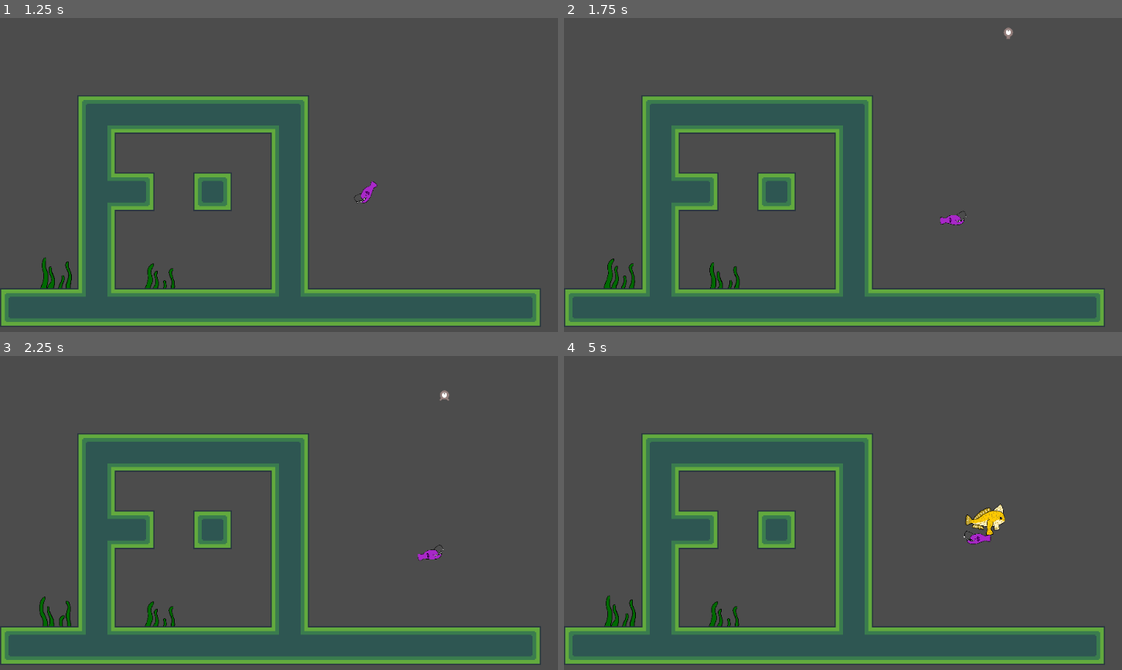
Above: before the commit, frames 1-4 (two rows, left to right).
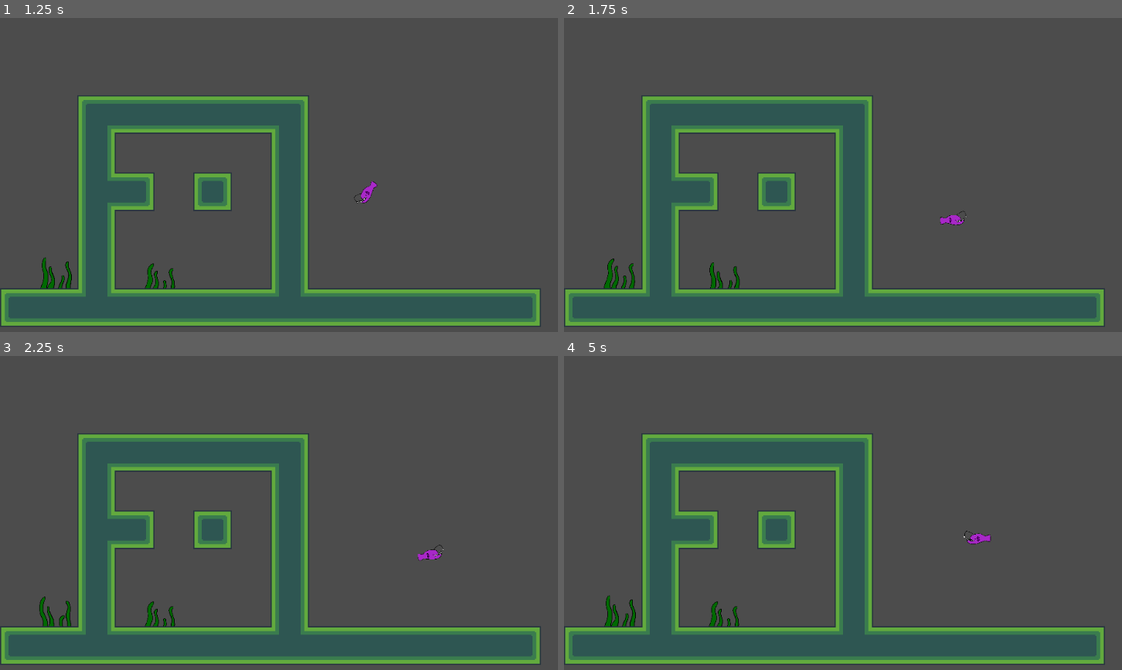
Above: after the commit, the same moments.

Repository: Silver-Ink/Abyzzes-Pixel-Jam
Game: Godot game, scene res://scenes/main.tscn
The game is run twice, just before and just after one commit, with the same random seed, the same clock (stepped at 60 frames per second) and the same inputs.
Inputs:
- Up to frame 1 (1.25 s): hold D (move-right) from 0.53 s (still down); hold Space (jump, bound only after the commit) from 0.53 s (still down)
- Up to frame 2 (1.75 s): keep holding D (move-right); release Space (jump, bound only after the commit) at 1.28 s; tap Space (jump, bound only after the commit) at 1.35, 1.52 s
- Up to frame 3 (2.25 s): tap Space (jump, bound only after the commit) at 1.82 s; release D (move-right) at 2.03 s; hold Q (move-left) from 2.03 s (still down); hold Space (jump, bound only after the commit) from 2.03 s (still down)
- Up to frame 4 (5 s): release Q (move-left) at 2.78 s; release Space (jump, bound only after the commit) at 2.78 s; hold D (move-right) 2.78-4.28 s; tap Space (jump, bound only after the commit) at 2.85, 3.02, 3.32, 4.35, 4.52, 4.82 s; hold Space (jump, bound only after the commit) 3.53-4.28 s; hold Q (move-left) from 4.28 s (still down)

Frame 1 is identical in both runs. In frame 2, less than 0.1% of the frame differs, in the area x 78-81%, y 2-7%; in frame 3, less than 0.1%; in frame 4, 0.4%, in the area x 71-80%, y 47-58%.

Commit message:
Debut jump

Diff:
--- a/project.godot
+++ b/project.godot
@@ -30,6 +30,11 @@
 "events": [ Object(InputEventKey,"resource_local_to_scene":false,"resource_name":"","device":0,"alt":false,"shift":false,"control":false,"meta":false,"command":false,"pressed":false,"scancode":81,"physical_scancode":0,"unicode":0,"echo":false,"script":null)
  ]
 }
+jump={
+"deadzone": 0.5,
+"events": [ Object(InputEventKey,"resource_local_to_scene":false,"resource_name":"","device":0,"alt":false,"shift":false,"control":false,"meta":false,"command":false,"pressed":false,"scancode":32,"physical_scancode":0,"unicode":0,"echo":false,"script":null)
+ ]
+}
 
 [physics]
 
--- a/scenes/player.tscn
+++ b/scenes/player.tscn
@@ -49,7 +49,7 @@
 scale = Vector2( 0.14, 0.14 )
 frames = SubResource( 1 )
 animation = "walk"
-frame = 2
+frame = 1
 playing = true
 
 [node name="CollisionShape2D" type="CollisionShape2D" parent="."]
@@ -58,3 +58,5 @@
 shape = SubResource( 2 )
 
 [node name="Jump" type="Timer" parent="."]
+
+[connection signal="timeout" from="Jump" to="." method="_on_Jump_timeout"]
--- a/scripts/player.gd
+++ b/scripts/player.gd
@@ -2,19 +2,22 @@
 
 const GRAVITY = 50.0
 const WALK_SPEED = 200
-
+var jump = 1
 var velocity = Vector2()
 
 func _physics_process(delta):
 
 	#Les mouvements du joueur
-	if Input.is_action_pressed("ui_left"):
+	if Input.is_action_pressed("move-left"):
 		velocity.x = -WALK_SPEED
-	elif Input.is_action_pressed("ui_right"):
+	elif Input.is_action_pressed("move-right"):
 		velocity.x =  WALK_SPEED
 	else:
 		velocity.x = 0
-
+	if Input.is_action_pressed("jump"):
+		if jump == 1:
+			velocity.y += -300
+			jump = 0
 	#Les animations
 	if is_on_floor():
 		$AnimatedSprite.animation = "walk"
@@ -28,3 +31,6 @@
 	#La compilation de tout dans move_and_slide
 
 	move_and_slide(velocity, Vector2(0,-1))
+
+func _on_Jump_timeout():
+	jump = 1
